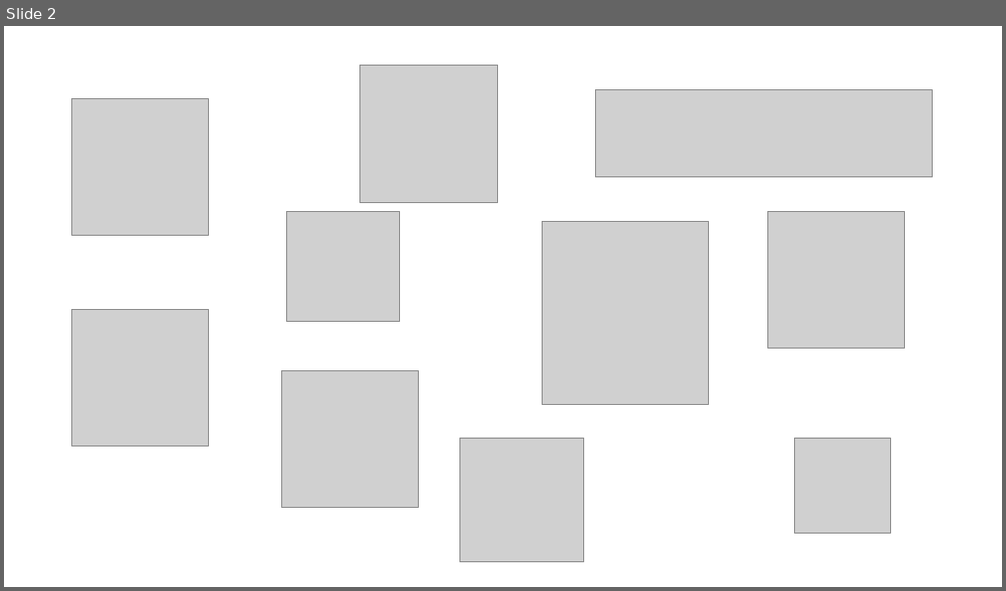
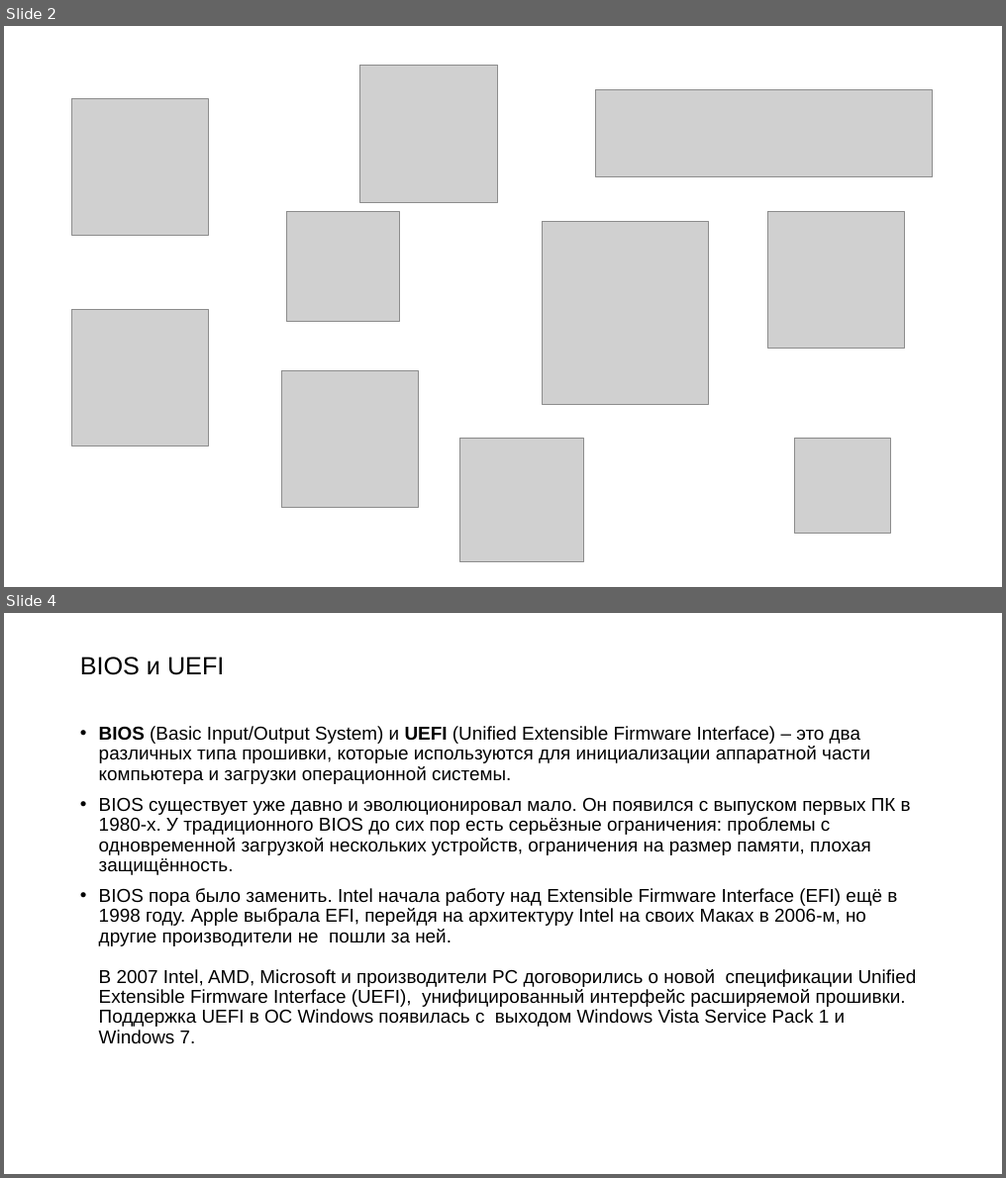
Before and after one commit to Rudeigin/OI, a slide deck: ОИ ОС.pptx. Shown one above the other, each under a label of ours: slide 2 before the commit, slides 2 and 4 after it; the slides between them are not shown. The pictures are 1006x591 and 1006x1178 pixels, drawn with LibreOffice and Linux fonts; fonts in the diff are those of the drawing; grey boxes stand for pictures. Boxes give left, top, right and bottom in pixels: in the first picture for what was removed or moved away, otherwise in the second. Text is boxed around its words. In the diff, an @@ line names an element or a change of style, - is before the commit and + after.

```diff
--- a/ОИ ОС.pptx
+++ b/ОИ ОС.pptx
@@ slide 4 added at [4, 613, 1002, 1174], background #FFFFFF @@
@@ title added at [80, 657, 224, 675], 24 pt, text #000000 @@
+BIOS и UEFI
@@ text added at [99, 726, 917, 1045], 18 pt, text #000000 @@
+• BIOS (Basic Input/Output System) и UEFI (Unified Extensible Firmware Interface) – это два различных типа прошивки, которые используются для инициализации аппаратной части компьютера и загрузки операционной системы.
+• BIOS существует уже давно и эволюционировал мало. Он появился с выпуском первых ПК в 1980-х. У традиционного BIOS до сих пор есть серьёзные ограничения: проблемы с одновременной загрузкой нескольких устройств, ограничения на размер памяти, плохая защищённость.
+• BIOS пора было заменить. Intel начала работу над Extensible Firmware Interface (EFI) ещё в 1998 году. Apple выбрала EFI, перейдя на архитектуру Intel на своих Маках в 2006-м, но другие производители не пошли за ней.
+  В 2007 Intel, AMD, Microsoft и производители PC договорились о новой спецификации Unified Extensible Firmware Interface (UEFI), унифицированный интерфейс расширяемой прошивки. Поддержка UEFI в ОС Windows появилась с выходом Windows Vista Service Pack 1 и Windows 7.
```
Also in this commit, not shown: 14 other slides added, 1 slide removed, 2 other files.
